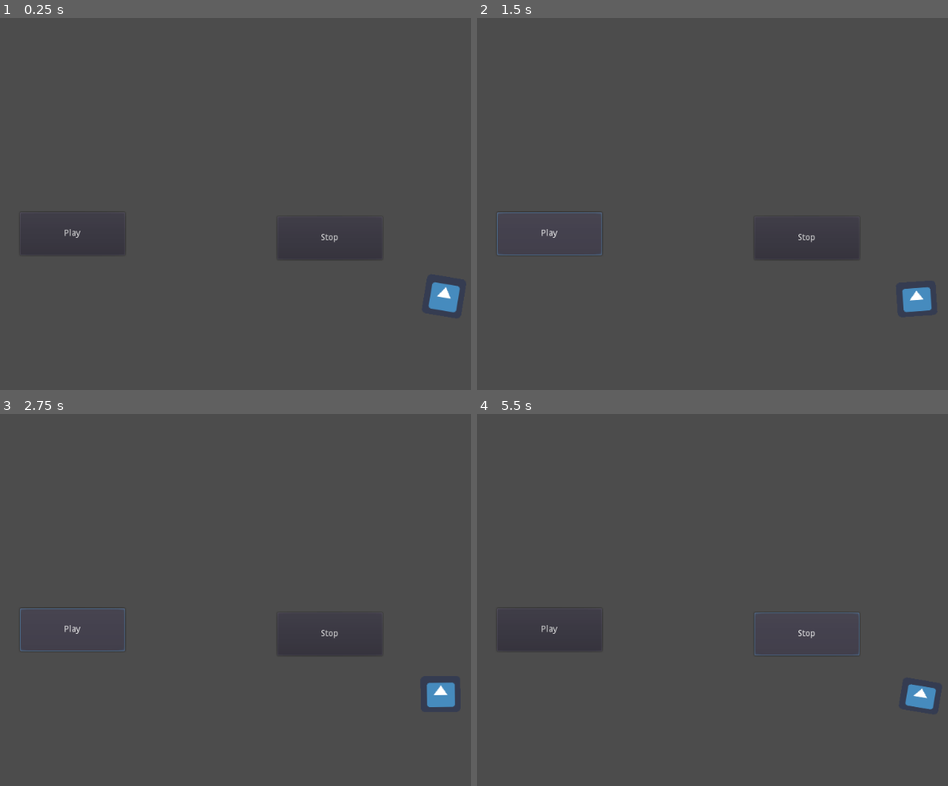
Above: before the commit, frames 1-4 (two rows, left to right).
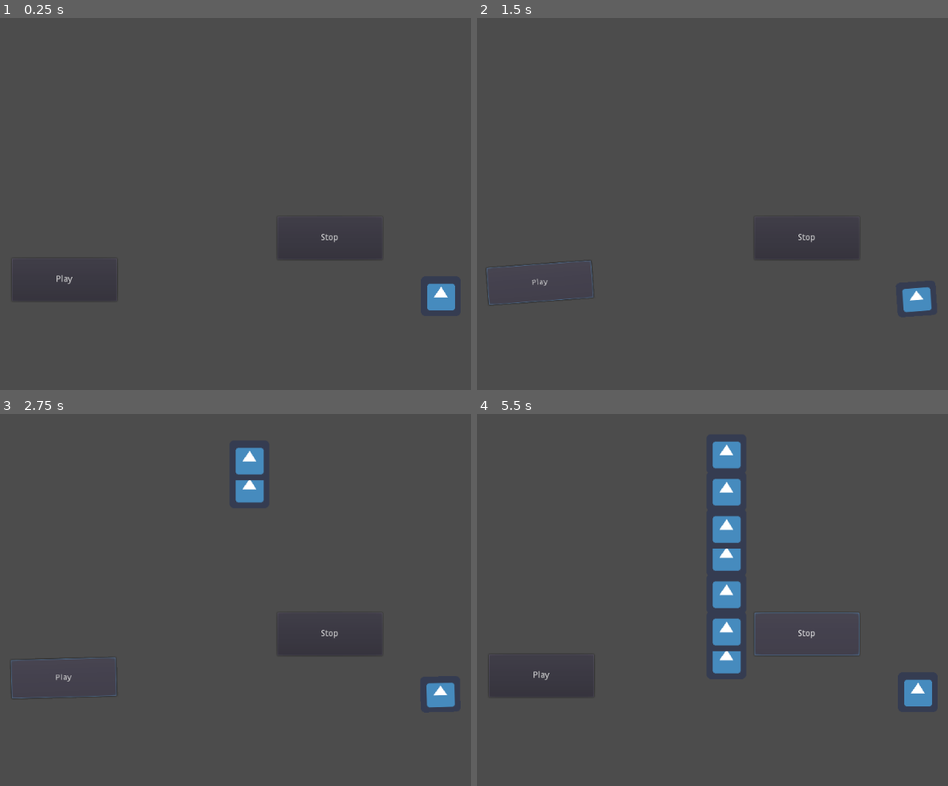
Above: after the commit, the same moments.

Repository: jabcross/cantoras-kawaii
Game: Godot game, scene res://Main.tscn
Same seed, same stepped clock (60 frames per second), same inputs: the game is played once before the commit and once after it. The engine's default icon, where the game draws it, is replaced by a stand-in: a white triangle on a blue panel in a dark square.
Inputs:
- Up to frame 1 (0.25 s): no input
- Up to frame 2 (1.5 s): click "Stop" at 0.5 s; click "Play" at 1.25 s
- Up to frame 3 (2.75 s): click "Play" at 2 s
- Up to frame 4 (5.5 s): click "Stop" at 2.75 s; click "Play" at 3.5 s; click "Stop" at 4.25 s

The runs differ from the first frame. In frame 1, 0.3% of the frame differs, in the area x 5-98%, y 56-80%; in frame 2, 0.3%; in frame 3, 1.1%; in frame 4, 3.3%, in the area x 5-98%, y 7-80%.

Commit message:
Beatmap start

Diff:
--- /dev/null
+++ b/Global.gd
@@ -0,0 +1,7 @@
+extends Node
+
+var songs
+
+# Called when the node enters the scene tree for the first time.
+func _ready():
+	pass # Replace with function body.
--- a/Main.gd
+++ b/Main.gd
@@ -14,8 +14,10 @@
 	stop_button.connect("pressed", self, "on_stop_button")
 
 func on_play_button():
-	audio_player.play()
+	audio_player.play(2.5)
 	$Character/AnimationPlayer.play("dance")
+	$BeatSpawner.play()
 
 func on_stop_button():
 	audio_player.stop()
+	$Character/AnimationPlayer.play("stop")
--- a/Main.tscn
+++ b/Main.tscn
@@ -1,8 +1,11 @@
-[gd_scene load_steps=5 format=2]
+[gd_scene load_steps=9 format=2]
 
 [ext_resource path="res://Main.gd" type="Script" id=1]
 [ext_resource path="res://test.mp3" type="AudioStream" id=2]
 [ext_resource path="res://icon.png" type="Texture" id=3]
+[ext_resource path="res://PlayButtonDancer.gd" type="Script" id=4]
+[ext_resource path="res://songs/test/testMap.gd" type="Script" id=5]
+[ext_resource path="res://beatmap/BeatSpawner.tscn" type="PackedScene" id=6]
 
 [sub_resource type="Animation" id=1]
 resource_name = "dance"
@@ -33,6 +36,33 @@
 "values": [ -10.0, 10.0, -10.0 ]
 }
 
+[sub_resource type="Animation" id=2]
+resource_name = "stop"
+tracks/0/type = "value"
+tracks/0/path = NodePath(".:rotation_degrees")
+tracks/0/interp = 1
+tracks/0/loop_wrap = true
+tracks/0/imported = false
+tracks/0/enabled = true
+tracks/0/keys = {
+"times": PoolRealArray( 0 ),
+"transitions": PoolRealArray( 1 ),
+"update": 0,
+"values": [ 0.0 ]
+}
+tracks/1/type = "value"
+tracks/1/path = NodePath(".:scale")
+tracks/1/interp = 1
+tracks/1/loop_wrap = true
+tracks/1/imported = false
+tracks/1/enabled = true
+tracks/1/keys = {
+"times": PoolRealArray( 0 ),
+"transitions": PoolRealArray( 1 ),
+"update": 0,
+"values": [ Vector2( 1, 1 ) ]
+}
+
 [node name="Main" type="Control"]
 anchor_right = 1.0
 anchor_bottom = 1.0
@@ -48,15 +78,17 @@
 volume_db = -32.793
 
 [node name="PlayButton" type="Button" parent="."]
-margin_left = 87.1684
-margin_top = 314.393
-margin_right = 256.168
-margin_bottom = 383.393
-rect_pivot_offset = Vector2( 116.711, 21.9195 )
+margin_left = 73.6426
+margin_top = 388.337
+margin_right = 242.643
+margin_bottom = 457.337
+rect_pivot_offset = Vector2( 86.8106, 67.1547 )
 text = "Play"
+script = ExtResource( 4 )
 __meta__ = {
 "_edit_use_anchors_": false
 }
+target_path = NodePath("../Character")
 
 [node name="StopButton" type="Button" parent="."]
 margin_left = 500.586
@@ -71,11 +103,14 @@
 
 [node name="Character" type="Sprite" parent="."]
 position = Vector2( 765.768, 480.774 )
-rotation = 0.16574
-scale = Vector2( 1, 0.996022 )
 texture = ExtResource( 3 )
 offset = Vector2( -1.82367, -31.7738 )
 
 [node name="AnimationPlayer" type="AnimationPlayer" parent="Character"]
-playback_speed = 0.85
+playback_speed = 0.84
 anims/dance = SubResource( 1 )
+anims/stop = SubResource( 2 )
+
+[node name="BeatSpawner" parent="." instance=ExtResource( 6 )]
+position = Vector2( 455.944, 38 )
+song = ExtResource( 5 )
--- /dev/null
+++ b/PlayButtonDancer.gd
@@ -0,0 +1,8 @@
+extends Button
+
+export var target_path : NodePath
+onready var target : CanvasItem = get_node(target_path)
+
+func _process(delta):
+	rect_scale = target.get_transform().get_scale()
+	rect_rotation = target.get_transform().get_rotation()/2.0/PI*360.0
--- /dev/null
+++ b/RemoteTransform2D.gd
@@ -0,0 +1,16 @@
+extends RemoteTransform2D
+
+
+# Declare member variables here. Examples:
+# var a = 2
+# var b = "text"
+
+
+# Called when the node enters the scene tree for the first time.
+func _ready():
+	remote_path = $"../../PlayButton".get_path()
+
+
+# Called every frame. 'delta' is the elapsed time since the previous frame.
+#func _process(delta):
+#	pass
--- /dev/null
+++ b/beatmap/Beat.gd
@@ -0,0 +1,19 @@
+class_name Beat
+extends Node2D
+
+
+# Declare member variables here. Examples:
+# var a = 2
+# var b = "text"
+
+
+# Called when the node enters the scene tree for the first time.
+func _ready():
+	pass # Replace with function body.
+
+
+# Called every frame. 'delta' is the elapsed time since the previous frame.
+func _process(delta):
+	position.y += delta * 100.0
+	if position.y > 2000:
+		queue_free()
--- /dev/null
+++ b/beatmap/Beat.tscn
@@ -0,0 +1,11 @@
+[gd_scene load_steps=3 format=2]
+
+[ext_resource path="res://icon.png" type="Texture" id=1]
+[ext_resource path="res://beatmap/Beat.gd" type="Script" id=2]
+
+[node name="Beat" type="Node2D"]
+script = ExtResource( 2 )
+
+[node name="icon" type="Sprite" parent="."]
+position = Vector2( 0.0383301, -0.648346 )
+texture = ExtResource( 1 )
--- /dev/null
+++ b/beatmap/BeatSpawner.gd
@@ -0,0 +1,45 @@
+extends Node2D
+
+export var song: Script
+export(float, 0, 1.0) var offset = 0.0
+
+onready var instance = song.new()
+onready var index = 0
+var start_msec
+var ms_since_song_started
+var beat_length
+var p
+var playing = false
+var last_beat = 0
+
+# Called when the node enters the scene tree for the first time.
+func _ready():
+	beat_length = 1.0 / instance.bpm * 60 * 1000.0 / 4.0
+
+func play():
+	start_msec = OS.get_ticks_msec()
+	ms_since_song_started = 0.0
+	playing = true
+
+func _process(delta):
+	if playing:
+		ms_since_song_started = OS.get_ticks_msec() - start_msec
+		var beat = int(floor(ms_since_song_started / beat_length + offset))
+		if beat != last_beat:
+			on_beat()
+		last_beat = beat
+
+func on_beat():
+	if instance.map[index%instance.map.length()] != " ":
+		spawn_beat()
+	index = index+1 % instance.map.length()
+
+func spawn_beat():
+	var beat = preload("res://beatmap/Beat.tscn").instance()
+	add_child(beat)
+
+
+
+# Called every frame. 'delta' is the elapsed time since the previous frame.
+#func _process(delta):
+#	pass
--- /dev/null
+++ b/beatmap/BeatSpawner.tscn
@@ -0,0 +1,6 @@
+[gd_scene load_steps=2 format=2]
+
+[ext_resource path="res://beatmap/BeatSpawner.gd" type="Script" id=1]
+
+[node name="BeatSpawner" type="Node2D"]
+script = ExtResource( 1 )
--- a/project.godot
+++ b/project.godot
@@ -8,11 +8,31 @@
 
 config_version=4
 
+_global_script_classes=[ {
+"base": "Node2D",
+"class": "Beat",
+"language": "GDScript",
+"path": "res://beatmap/Beat.gd"
+}, {
+"base": "Reference",
+"class": "Song",
+"language": "GDScript",
+"path": "res://songs/Song.gd"
+} ]
+_global_script_class_icons={
+"Beat": "",
+"Song": ""
+}
+
 [application]
 
 config/name="Cantoras-kawaii"
 run/main_scene="res://Main.tscn"
 config/icon="res://icon.png"
+
+[autoload]
+
+Global="*res://Global.gd"
 
 [physics]
 
--- /dev/null
+++ b/songs/Song.gd
@@ -0,0 +1 @@
+class_name Song
--- /dev/null
+++ b/songs/test/testMap.gd
@@ -0,0 +1,4 @@
+extends Song
+
+var bpm = 100.0
+var map = "   -   -   -   -   -   -   - ---"
